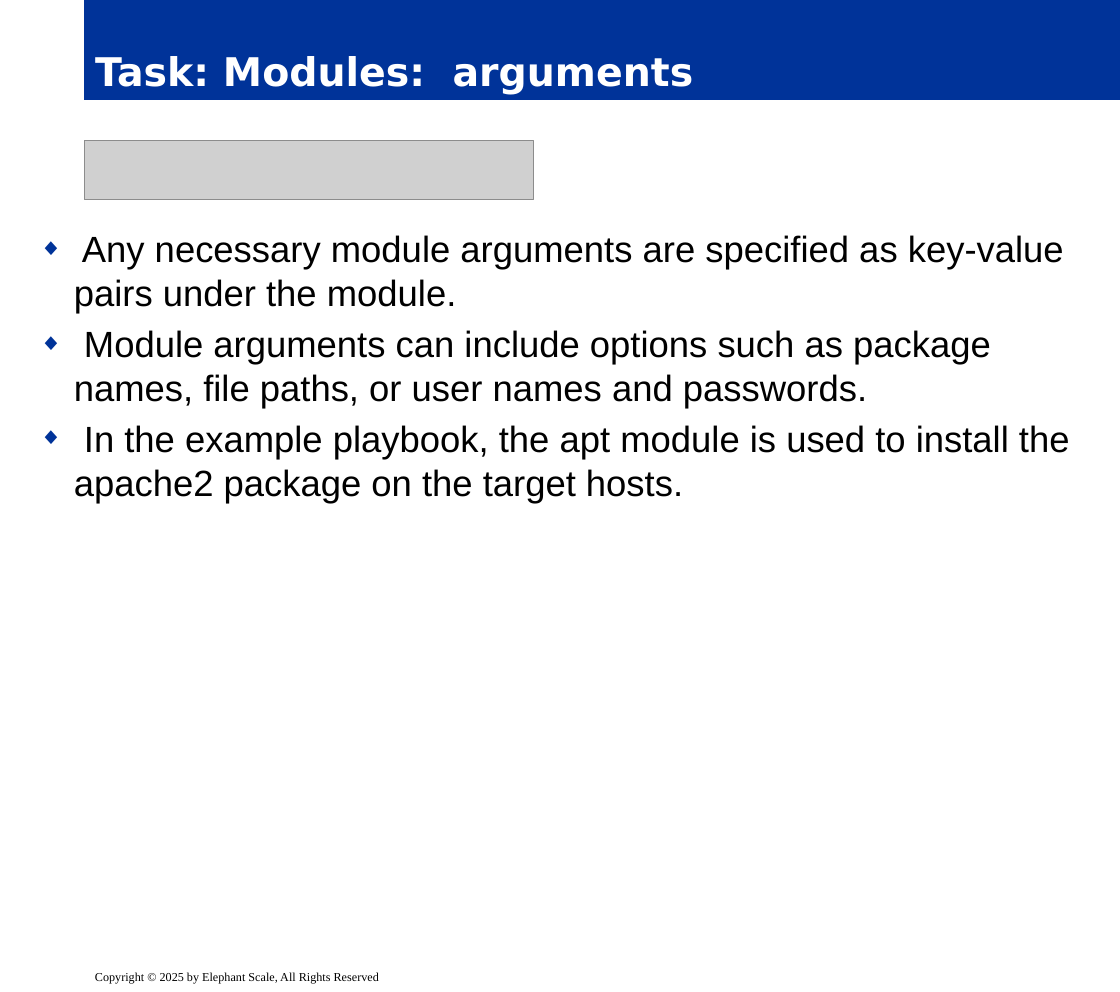
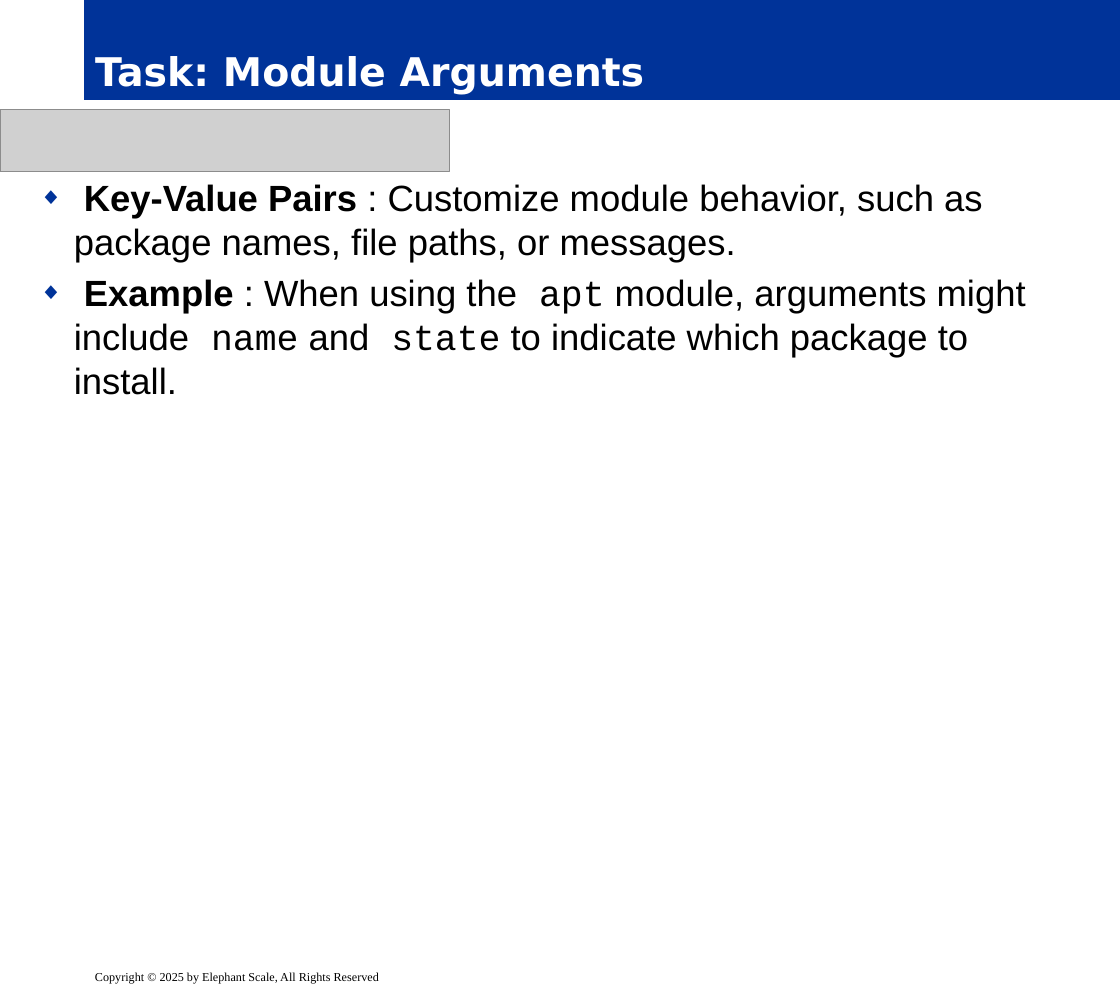
Before and after one commit to elephantscale/es-training-new, a slide deck: slide 13 of ansible/release/03__ansible-playbook.pptx (slide 14 before the commit). Drawn at 1120x992 pixels with LibreOffice and Linux fonts; fonts in the diff are those of the drawing; grey boxes stand for pictures; background and template pictures are left out. Boxes give left, top, right and bottom in pixels: in the first picture for what was removed or moved away, otherwise in the second. Text is boxed around its words. In the diff, an @@ line names an element or a change of style, - is before the commit and + after.

```diff
--- a/ansible/release/03__ansible-playbook.pptx
+++ b/ansible/release/03__ansible-playbook.pptx
@@ title at bbox=[95, 56, 645, 95]: text changed @@
-Task: Modules: arguments
+Task: Module Arguments
@@ picture: place and size @@
-picture at bbox=[84, 141, 533, 200]
+picture at bbox=[0, 109, 449, 172]
@@ text at bbox=[74, 184, 1026, 395]: text changed @@
-◆ Any necessary module arguments are specified as key-value pairs under the module.
-◆ Module arguments can include options such as package names, file paths, or user names and passwords.
-◆ In the example playbook, the apt module is used to install the apache2 package on the target hosts.
+◆ Key-Value Pairs : Customize module behavior, such as package names, file paths, or messages.
+◆ Example : When using the apt module, arguments might include name and state to indicate which package to install.
```
Also in this commit, not shown: 73 other slides changed, 28 slides added, 17 slides removed, 6 other files.
